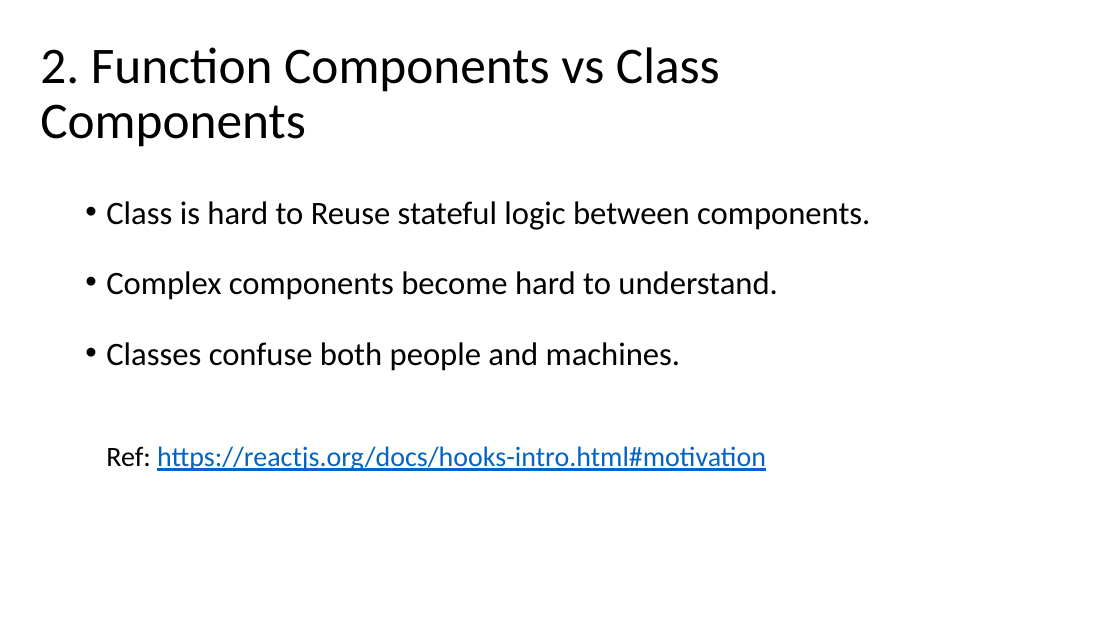
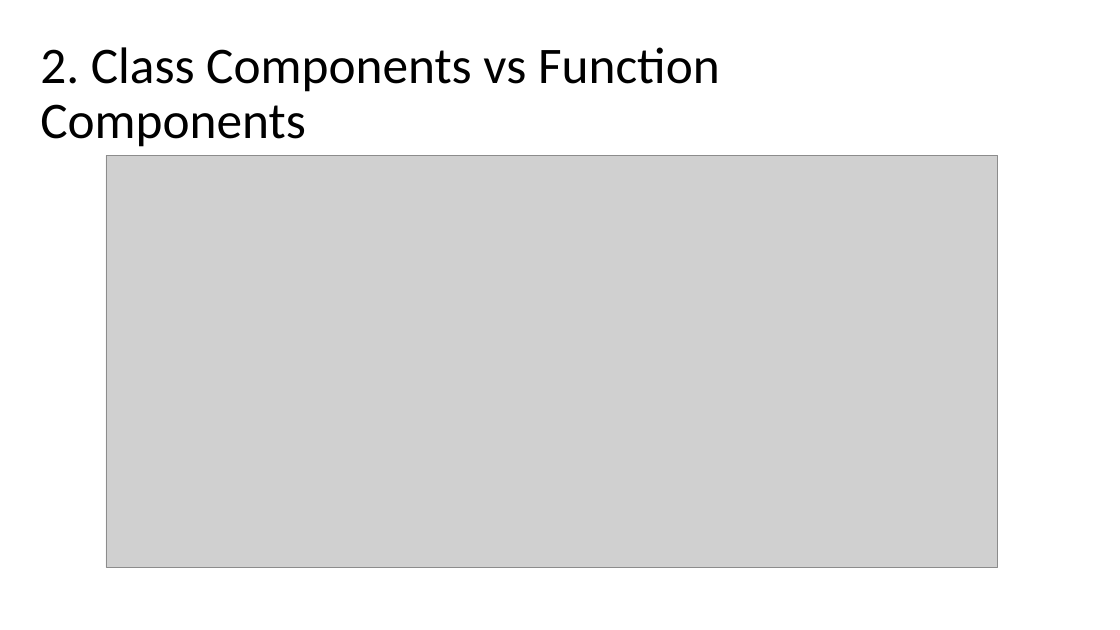
Before and after one commit to NhanHoang8195/react-hook-demo, a slide deck: slide 4 of ReactHooks.pptx. Drawn at 1120x630 pixels with LibreOffice and Linux fonts; fonts in the diff are those of the drawing; grey boxes stand for pictures. Boxes give left, top, right and bottom in pixels: in the first picture for what was removed or moved away, otherwise in the second. Text is boxed around its words. In the diff, an @@ line names an element or a change of style, - is before the commit and + after.

```diff
--- a/ReactHooks.pptx
+++ b/ReactHooks.pptx
@@ title at [40, 47, 720, 147]: text changed @@
-2. Function Components vs Class Components
+2. Class Components vs Function Components
@@ picture added at [106, 155, 998, 568] @@
@@ text removed at [106, 201, 870, 471] @@
-• Class is hard to Reuse stateful logic between components.
-• Complex components become hard to understand.
-• Classes confuse both people and machines.
-  Ref: https://reactjs.org/docs/hooks-intro.html#motivation
```
Also in this commit, not shown: 1 other slide changed, 1 slide added, 7 other files.
